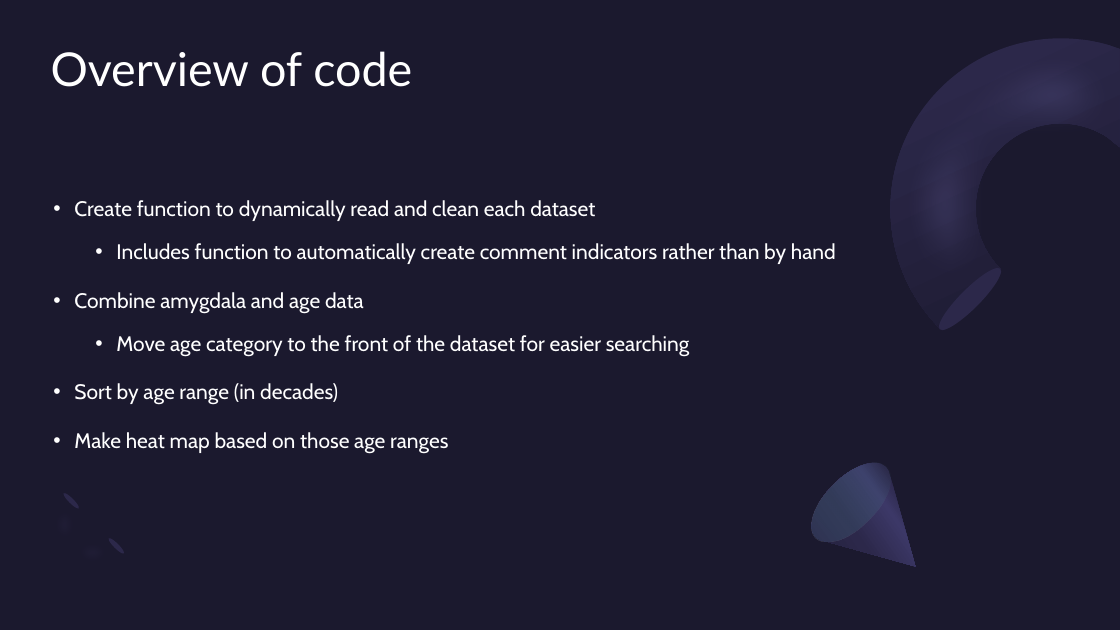
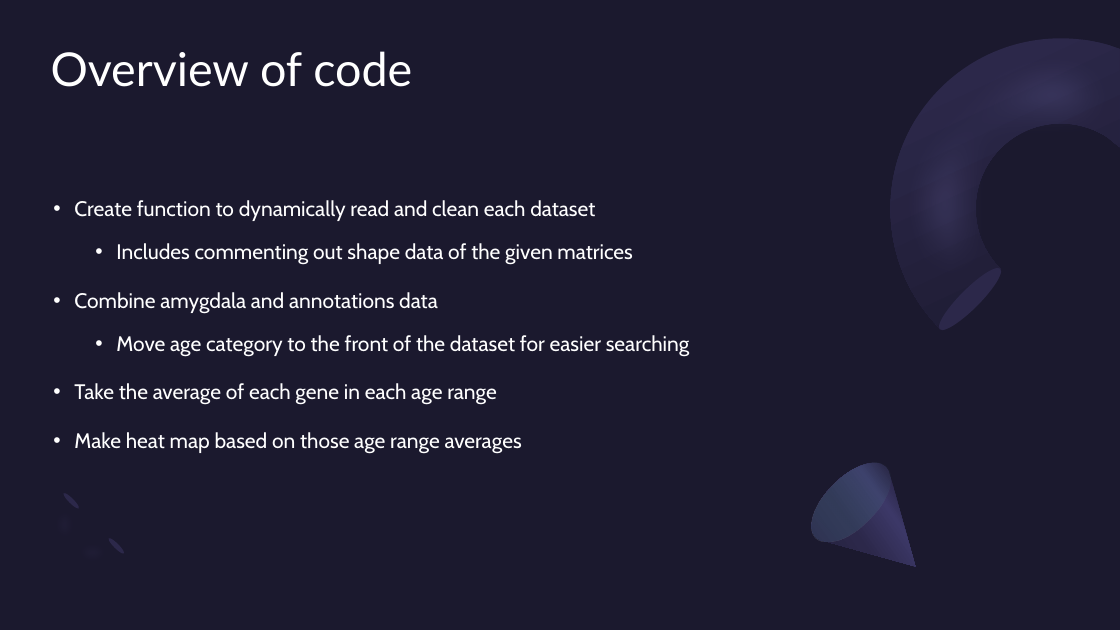
Before and after one commit to phoenixclaw03/STT_303_Final_Project, a slide deck: slide 3 of R Coding presentation.pptx. Drawn at 1120x630 pixels with LibreOffice and Linux fonts; fonts in the diff are those of the drawing. Boxes give left, top, right and bottom in pixels: in the first picture for what was removed or moved away, otherwise in the second. Text is boxed around its words. In the diff, an @@ line names an element or a change of style, - is before the commit and + after.

```diff
--- a/R Coding presentation.pptx
+++ b/R Coding presentation.pptx
@@ text at [74, 243, 632, 314]: text changed @@
-  • Includes function to automatically create comment indicators rather than by hand
-• Combine amygdala and age data
+  • Includes commenting out shape data of the given matrices
+• Combine amygdala and annotations data
@@ text at [74, 383, 522, 454]: text changed @@
-• Sort by age range (in decades)
-• Make heat map based on those age ranges
+• Take the average of each gene in each age range
+• Make heat map based on those age range averages
```
Also in this commit, not shown: 2 other slides changed, 1 other file.
